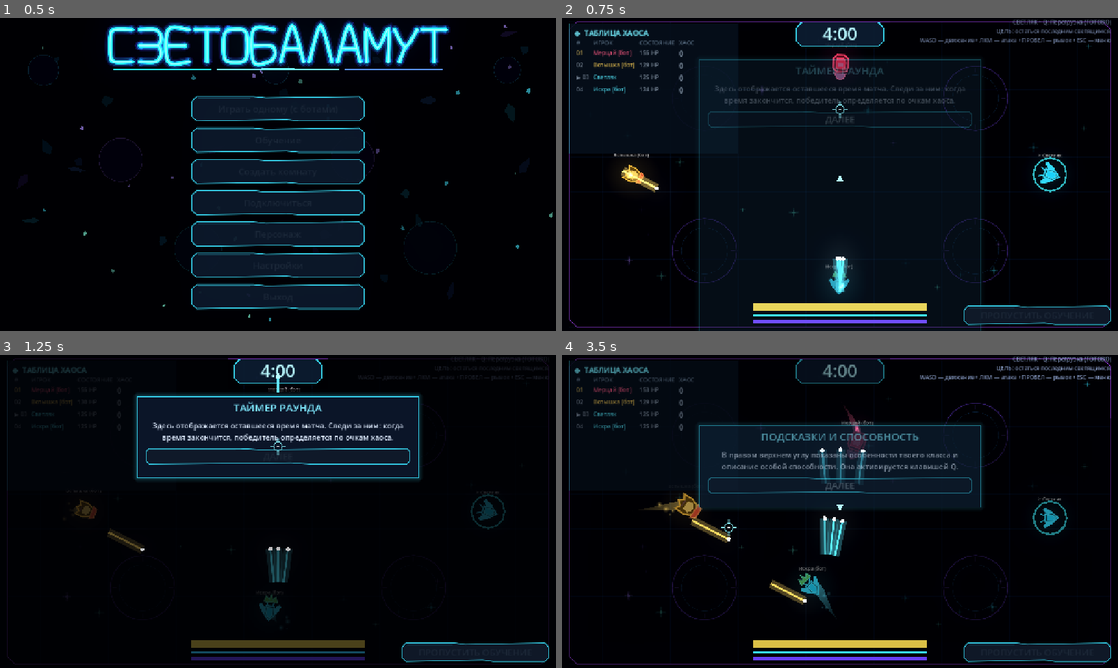
Above: before the commit, frames 1-4 (two rows, left to right).
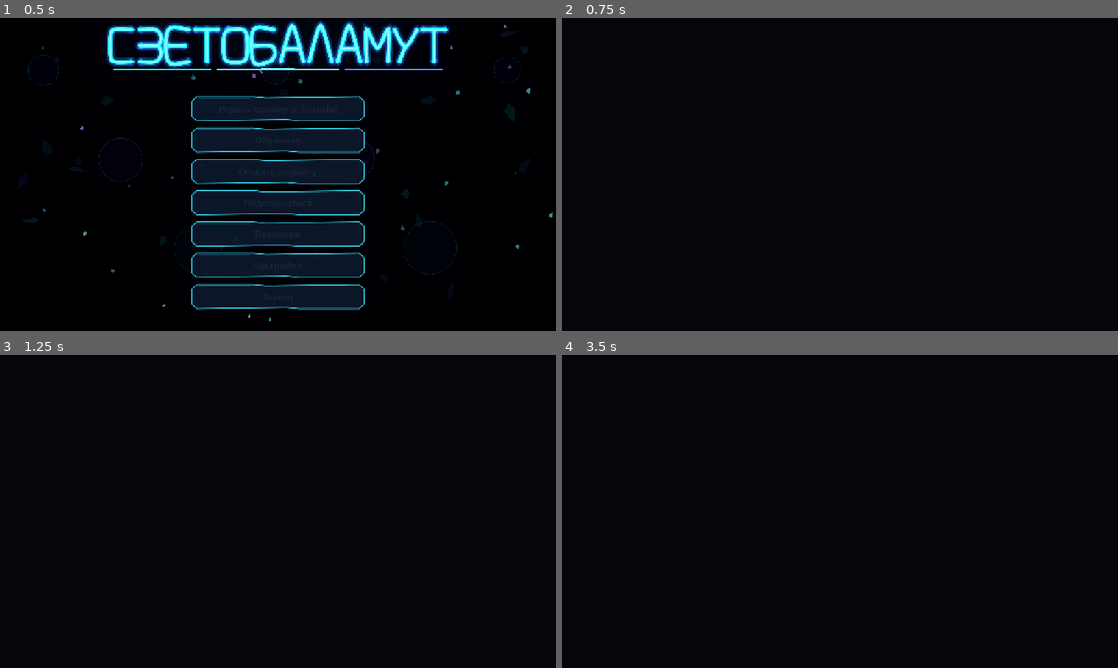
Above: after the commit, the same moments.

Repository: DvoreZZKy/svetobalamut
Game: Godot game, scene res://scenes/menu.tscn
Same seed, same stepped clock (60 frames per second), same inputs: the game is played once before the commit and once after it.
Inputs (mouse positions are in pixels of both pictures, inside the frame that each line leads up to):
- Up to frame 1 (0.5 s): no input
- Up to frame 2 (0.75 s): click "Играть одному (с ботами)" at 0.5 s
- Up to frame 3 (1.25 s): no input
- Up to frame 4 (3.5 s): tap Enter (restart) at 1.25 s; move the mouse to (962, 495) at 1.27 s; hold D (right) 1.28-2 s; hold Space (dash) 1.28-2 s; click (962, 495) at 1.55 s; click (840, 455) at 2 s, where only the run before the commit has a clickable "ДАЛЕЕ"; move the mouse to (728, 527) at 2.77 s; hold S (down) from 2.78 s (still down); click (728, 527) at 2.85 s; tap Space (dash) at 3.05 s

Frame 1 is identical in both runs. In frame 2, 12% of the frame differs, in the area x 1-99%, y 0-100%; in frame 3, 20%; in frame 4, 21%, in the area x 1-99%, y 0-99%.
Error after the commit: Parse Error: Cannot find member "CAPSULE_WAVE_MIN_RADIUS" in base "Sim". (res://scripts/arena.gd:874)

Commit message:
Make capsule shockwave fixed radius with slower reload

Diff:
--- a/scripts/sim.gd
+++ b/scripts/sim.gd
@@ -27,9 +27,8 @@
 const REGEN_STILL := 2.0
 const REGEN_ZONE := 5.0
 const KILL_BONUS := 24.0
-const CAPSULE_WAVE_MIN_RADIUS := 86.0
-const CAPSULE_WAVE_MAX_RADIUS := 280.0
-const CAPSULE_WAVE_CHARGE_TIME := 1.15
+const CAPSULE_WAVE_RADIUS := 190.0
+const CAPSULE_WAVE_RELOAD := 1.5
 const MATCH_TIME := 240.0
 const MIN_SURVIVAL_TIME := 60.0
 const P_RADIUS := 28.0
@@ -224,20 +223,15 @@
 			p.wave_reload_t = maxf(0.0, float(p.wave_reload_t) - dt)
 			if p.wave_reload_t <= 0.0:
 				p.wave_ammo = int(p.wave_ammo) + 1
-				p.wave_reload_t = 0.5 if int(p.wave_ammo) < 4 else 0.0
-		if want_fire and int(p.wave_ammo) > 0:
-			p.wave_charge = minf(CAPSULE_WAVE_CHARGE_TIME, float(p.wave_charge) + dt)
-			p.wave_released = false
-		elif p.fire_was_down:
-			p.wave_released = true
-		if p.wave_released and int(p.wave_ammo) > 0 and p.fire_cd <= 0.0 and p.light > shot_cost + 0.5:
-			var charge_ratio := clampf(float(p.wave_charge) / CAPSULE_WAVE_CHARGE_TIME, 0.0, 1.0)
-			_capsule_shockwave(p, charge_ratio)
+				p.wave_reload_t = CAPSULE_WAVE_RELOAD if int(p.wave_ammo) < 4 else 0.0
+		# Fixed-radius shockwave fires immediately on a fresh press; holding does not charge it.
+		if want_fire and not p.fire_was_down and int(p.wave_ammo) > 0 and p.fire_cd <= 0.0 and p.light > shot_cost + 0.5:
+			_capsule_shockwave(p)
 			p.wave_ammo = int(p.wave_ammo) - 1
 			if float(p.wave_reload_t) <= 0.0:
-				p.wave_reload_t = 0.5
-			p.wave_charge = 0.0
-			p.wave_released = false
+				p.wave_reload_t = CAPSULE_WAVE_RELOAD
+		p.wave_charge = 0.0
+		p.wave_released = false
 		p.fire_was_down = want_fire
 	elif want_fire and p.fire_cd <= 0.0 and p.light > shot_cost + 0.5:
 		var spread_count := 3 if p.kind == 0 else 1
@@ -274,10 +268,10 @@
 		_make_shadow(p, p.last_hit if p.hit_age < 4.0 else 0, false)
 
 
-func _capsule_shockwave(p: Dictionary, charge_ratio: float) -> void:
+func _capsule_shockwave(p: Dictionary) -> void:
 	const WAVE_DAMAGE := 32.0
 	const WAVE_PUSH := 760.0
-	var wave_radius := lerpf(CAPSULE_WAVE_MIN_RADIUS, CAPSULE_WAVE_MAX_RADIUS, charge_ratio)
+	var wave_radius := CAPSULE_WAVE_RADIUS
 	var center: Vector2 = p.pos
 	for target in players.values():
 		if target.id == p.id or target.shadow or target.decoy or target.inv > 0.0:
@@ -798,11 +792,7 @@
 		inp.aim = lead
 		inp.fire = d < 820.0 and p.light > 14.0
 		if p.kind == 1:
-			var desired_charge := lerpf(0.32, 0.88, skill)
-			if p.wave_charge > 0.0:
-				inp.fire = p.wave_charge / CAPSULE_WAVE_CHARGE_TIME < desired_charge
-			else:
-				inp.fire = d < lerpf(235.0, 360.0, skill) and p.light > 14.0
+			inp.fire = d < lerpf(235.0, 360.0, skill) and p.light > 14.0 and not p.fire_was_down
 	if p.light < 32.0:
 		var bz := Vector2(ZONES[0].x, ZONES[0].y)
 		var bdz := 1e18
@@ -895,7 +885,7 @@
 	for p in players.values():
 		pl.append({"i": p.id, "n": p.name, "p": p.pos, "v": p.vel, "a": p.aim, "l": p.light,
 			"s": p.shadow, "k": p.kind, "c": p.ci, "hat": p.hat, "outfit": p.outfit,
-			"iv": p.inv, "dc": p.dash_cd, "pt": p.pts, "wc": clampf(float(p.wave_charge) / CAPSULE_WAVE_CHARGE_TIME, 0.0, 1.0), "wa": int(p.wave_ammo), "wr": float(p.wave_reload_t),
+			"iv": p.inv, "dc": p.dash_cd, "pt": p.pts, "wc": 0.0, "wa": int(p.wave_ammo), "wr": float(p.wave_reload_t),
 			"hpmax": p.max_light, "acd": p.ability_cd, "ab": p.ability_t, "bot": not p.human,
 			"ki": p.kills, "dr": p.derp_t, "d": p.decoy, "h": p.hit_t, "dt": p.dash_t > 0.0})
 	var bl: Array = []
